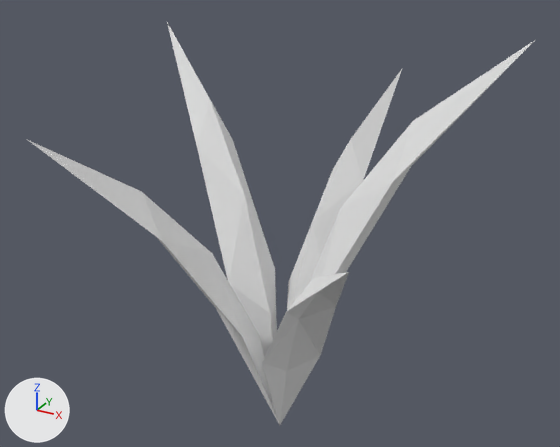
Before and after pictures for a commit that changed the OBJ model Assets/MapEditor/modular_terrain_collection/Hilly_Prop_Grass_Clump_3.obj.
Both versions are drawn from a 50 mm camera at (0.507, -0.921, 0.793) aimed at (-0.012, 0.023, 0.321). The axes (+X, +Y, +Z) are drawn at lower left. The lights are the same throughout. Where no turn or scale is listed for an object, it has been applied to the vertices.
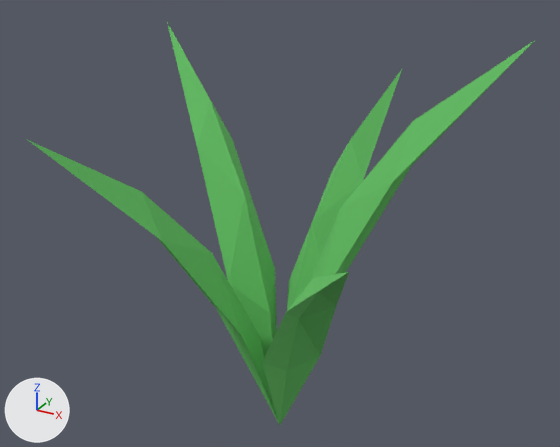
Pixel boxes [x1, y1, x2, y2] of what changed, in the pictures (560 x 447 px):
```json
{"object": "object1", "change": "recoloured", "before": [167, 22, 277, 358], "after": [167, 22, 277, 358], "on screen": "white to green"}
{"object": "object5", "change": "recoloured", "before": [309, 40, 535, 283], "after": [309, 40, 535, 283], "on screen": "white to green"}
{"object": "object2", "change": "recoloured", "before": [28, 140, 279, 423], "after": [28, 140, 279, 423], "on screen": "white to green"}
{"object": "object3", "change": "recoloured", "before": [262, 272, 349, 425], "after": [262, 272, 349, 425], "on screen": "white to green"}
{"object": "object4", "change": "recoloured", "before": [287, 69, 402, 310], "after": [287, 69, 402, 310], "on screen": "white to green"}
```

The change, as JSON lines over the scene's bpy script:
```json
{"op": "set", "path": "mat_grass.base_color", "old": "(0.8, 0.8, 0.8)", "new": "(0.133, 0.545, 0.133)", "note": "white #e7e7e7 -> green #66c366"}
```
